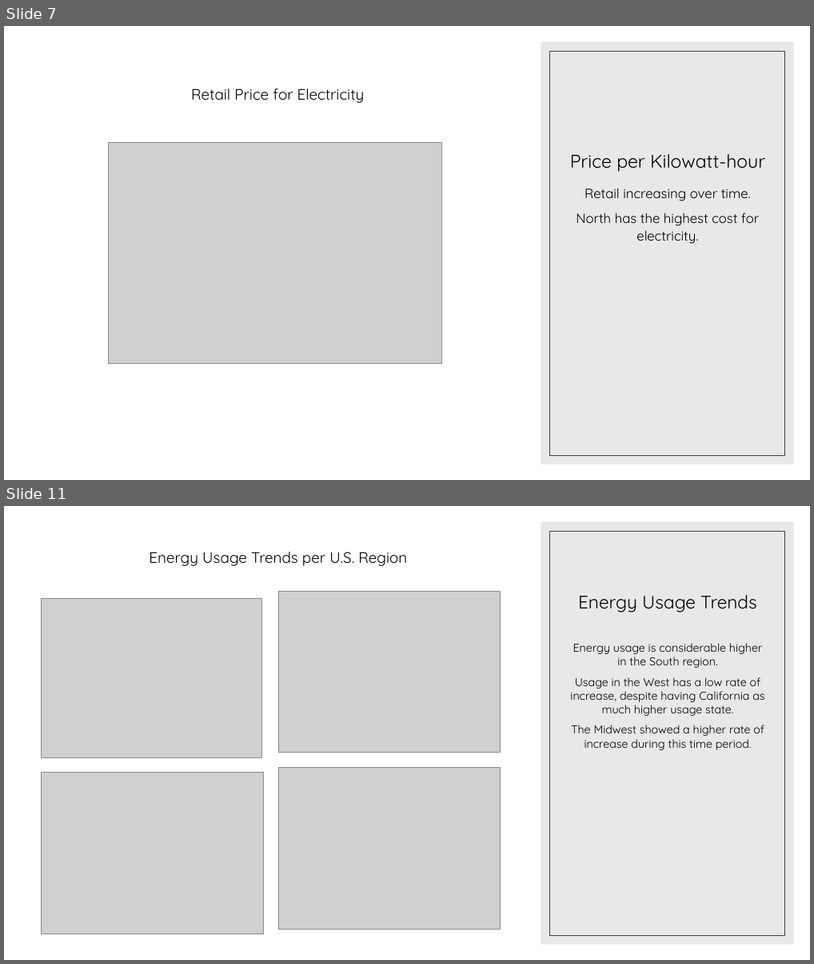
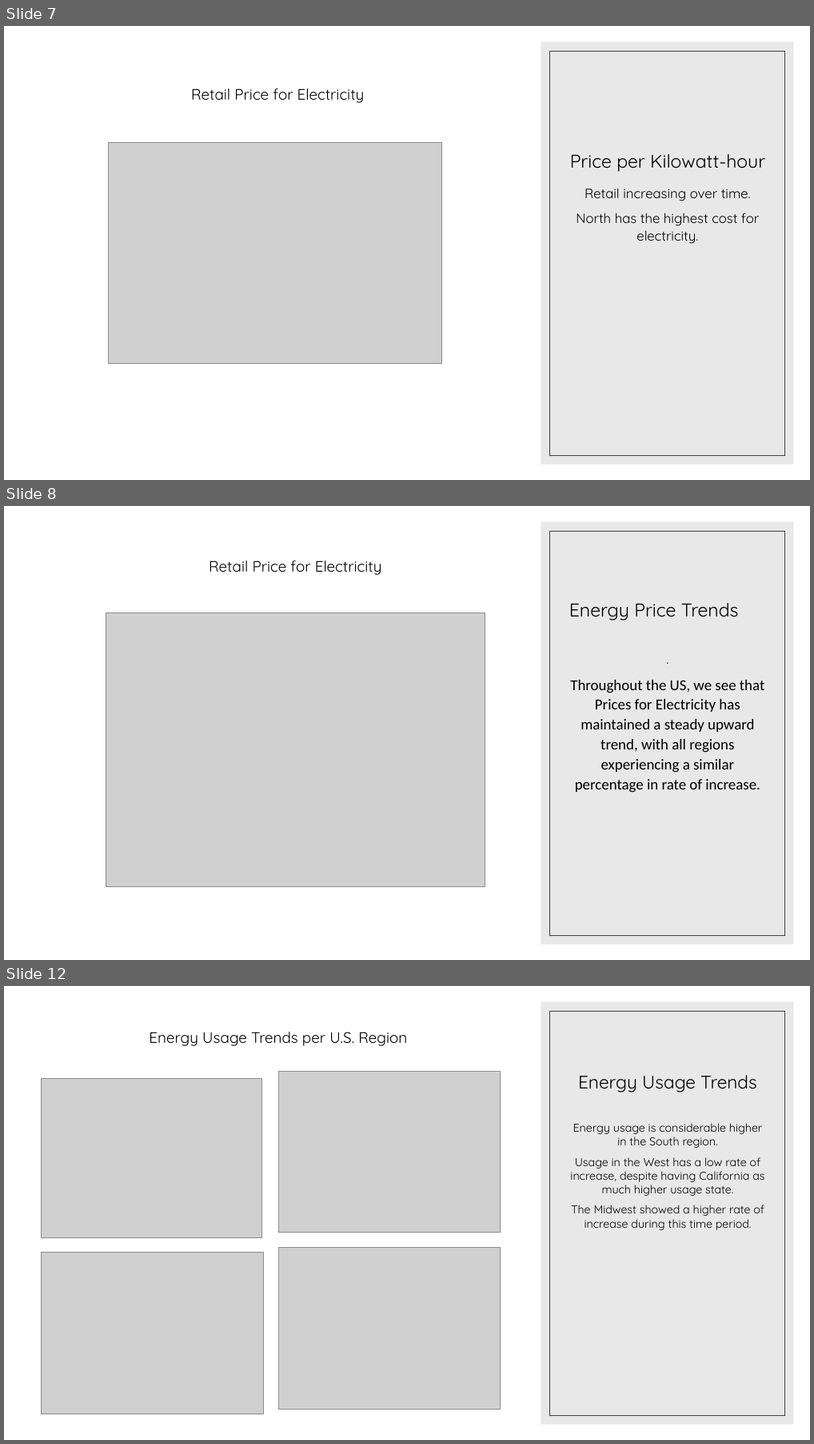
Before and after one commit to JWatson1102/project_1, a slide deck: Presentaion.pptx. Shown one above the other, each under a label of ours: slides 7 and 11 before the commit, slides 7, 8 and 12 after it; the slides between them are not shown. The pictures are 814x964 and 814x1444 pixels, drawn with LibreOffice and Linux fonts; fonts in the diff are those of the drawing; grey boxes stand for pictures. Boxes give left, top, right and bottom in pixels: in the first picture for what was removed or moved away, otherwise in the second. Text is boxed around its words. In the diff, an @@ line names an element or a change of style, - is before the commit and + after.

```diff
--- a/Presentaion.pptx
+++ b/Presentaion.pptx
@@ slide 8 added at (4, 506, 810, 960), background #FFFFFF; not listed: 2 template elements that a slide beside it also shows @@
@@ text added at (209, 560, 382, 575), 18 pt, text #000000 @@
+Retail Price for Electricity
@@ picture added at (106, 612, 485, 887) @@
@@ title added at (570, 603, 739, 620), 22 pt, text #000000 @@
+Energy Price Trends
@@ text added at (570, 680, 765, 792), 18 pt, text #000000 @@
+.
+Throughout the US, we see that Prices for Electricity has maintained a steady upward trend, with all regions experiencing a similar percentage in rate of increase.
@@ what was slide 11 is now slide 12 @@
```
Also in this commit, not shown: 4 slides changed, 4 other slides added, 2 slides removed, 1 other file.
